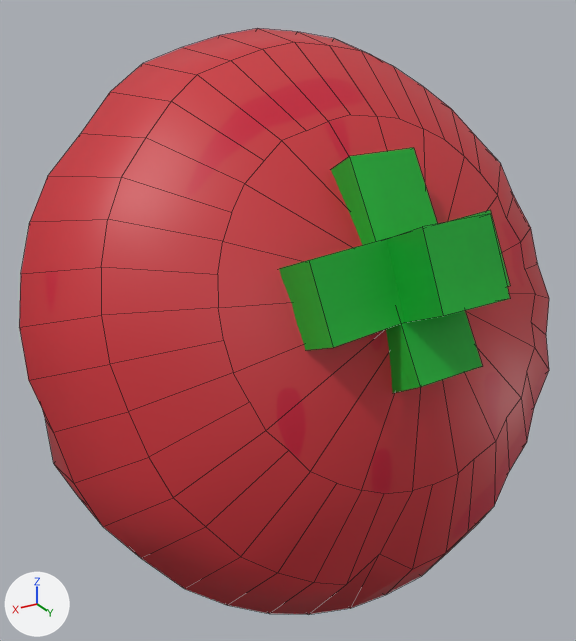
Before and after pictures for a commit that changed the FBX model DX22Base/Assets/Model/Fruits/Strawberry/Strawberry.fbx.
Camera for both pictures: a 50 mm camera at (0.538, 1.071, 0.405) aimed at (-0.054, 0.085, -0.088). The axes (+X, +Y, +Z) are drawn at lower left. The lights are the same throughout. Mesh edges are drawn as thin lines. Where no turn or scale is listed for an object, it has been applied to the vertices.

Script lines for the objects in view, before the commit:
```python
me_mesh = bpy.data.meshes.new('Mesh')
me_mesh.from_pydata(...)  # 442 vertices, 440 faces; spans x -0.4..0.382, y -0.486..0.505, z -0.267..0.472
me_mesh.materials.append(mat_lambert1)  # picture img_strawberry_png
me_mesh_001 = bpy.data.meshes.new('Mesh.001')
me_mesh_001.from_pydata(...)  # a box spanning x -50.0..50.0, y -50.0..50.0, z -50.0..50.0
me_mesh_001.materials.append(mat_green)  # picture img_green_jpg
me_mesh_002 = bpy.data.meshes.new('Mesh.002')
me_mesh_002.from_pydata(...)  # 8 vertices, 6 faces; spans x -0.048..0.046, y -0.092..0.117, z -0.09..0.168
me_mesh_002.materials.append(mat_green)  # picture img_green_jpg
me_mesh_003 = bpy.data.meshes.new('Mesh.003')
me_mesh_003.from_pydata(...)  # 8 vertices, 6 faces; spans x -0.103..0.154, y -0.036..0.095, z -0.052..0.076
me_mesh_003.materials.append(mat_pasted__green)  # picture img_green_jpg
ob_pasted__pasted__pcube1 = bpy.data.objects.new('pasted__pasted__pCube1', me_mesh_003)
ob_pasted__pasted__pcube1.location = (-0.007, 0.396, 0.09)
ob_pasted__pcube1 = bpy.data.objects.new('pasted__pCube1', me_mesh_002)
ob_pasted__pcube1.location = (0.011, 0.405, 0.065)
ob_pcone1 = bpy.data.objects.new('pCone1', me_mesh)
ob_pcone1.location = (0.0, -0.002, -0.128)
ob_pcube1 = bpy.data.objects.new('pCube1', me_mesh_001)
ob_pcube1.location = (0.002, 0.411, 0.09)
ob_pcube1.rotation_euler = (0.462, 0.0, 0.0)  # degrees (26, 0, 0)
ob_pcube1.scale = (0.00088, 0.0025, 0.000881)
```
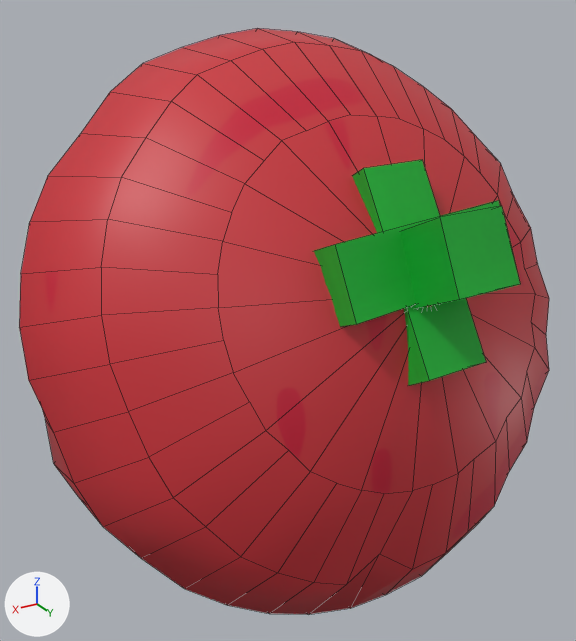
The newer file is also rescaled (x0.615), turned or shifted as a whole; pictures and numbers use the older file's frame.

What the commit changed:
me_mesh_003 has 8 vertices, 6 faces and spans x -0.103..0.154, y -0.036..0.095, z -0.052..0.076.
me_mesh_003 is used by ob_pasted__pasted__pcube1; location (-0.007, 0.396, 0.09).
me_mesh_003 part 1: the whole mesh is scaled about its middle by 0.945, then moved by (-0.033, -0.013, 0.008).
me_mesh_002 has 8 vertices, 6 faces and spans x -0.048..0.046, y -0.092..0.117, z -0.09..0.168.
me_mesh_002 is used by ob_pasted__pcube1; location (0.011, 0.405, 0.065).
me_mesh_002 part 2: the whole mesh is scaled about its middle by 0.945, then moved by (-0.02, -0.006, -0.009).
Object 'pCube1' (ob_pcube1) moves from (0.002, 0.411, 0.09) to (-0.023, 0.409, 0.099).
Object 'pCube1' (ob_pcube1) is rescaled from (0.00088, 0.0025, 0.000881) to (0.000832, 0.00236, 0.000833).

Pixel boxes (x1, y1, x2, y2) of what changed, in the pictures (576 x 641 px):
'pasted__pCube1', mesh rescaled (11% narrower, 8% shorter)
    before: (331, 148, 482, 393)
    after: (352, 160, 486, 386)
'pasted__pasted__pCube1', mesh rescaled
    before: (279, 210, 510, 350)
    after: (314, 200, 500, 327)
'pCube1', moved, rescaled (6% shorter)
    before: (387, 214, 510, 323)
    after: (401, 206, 520, 308)
